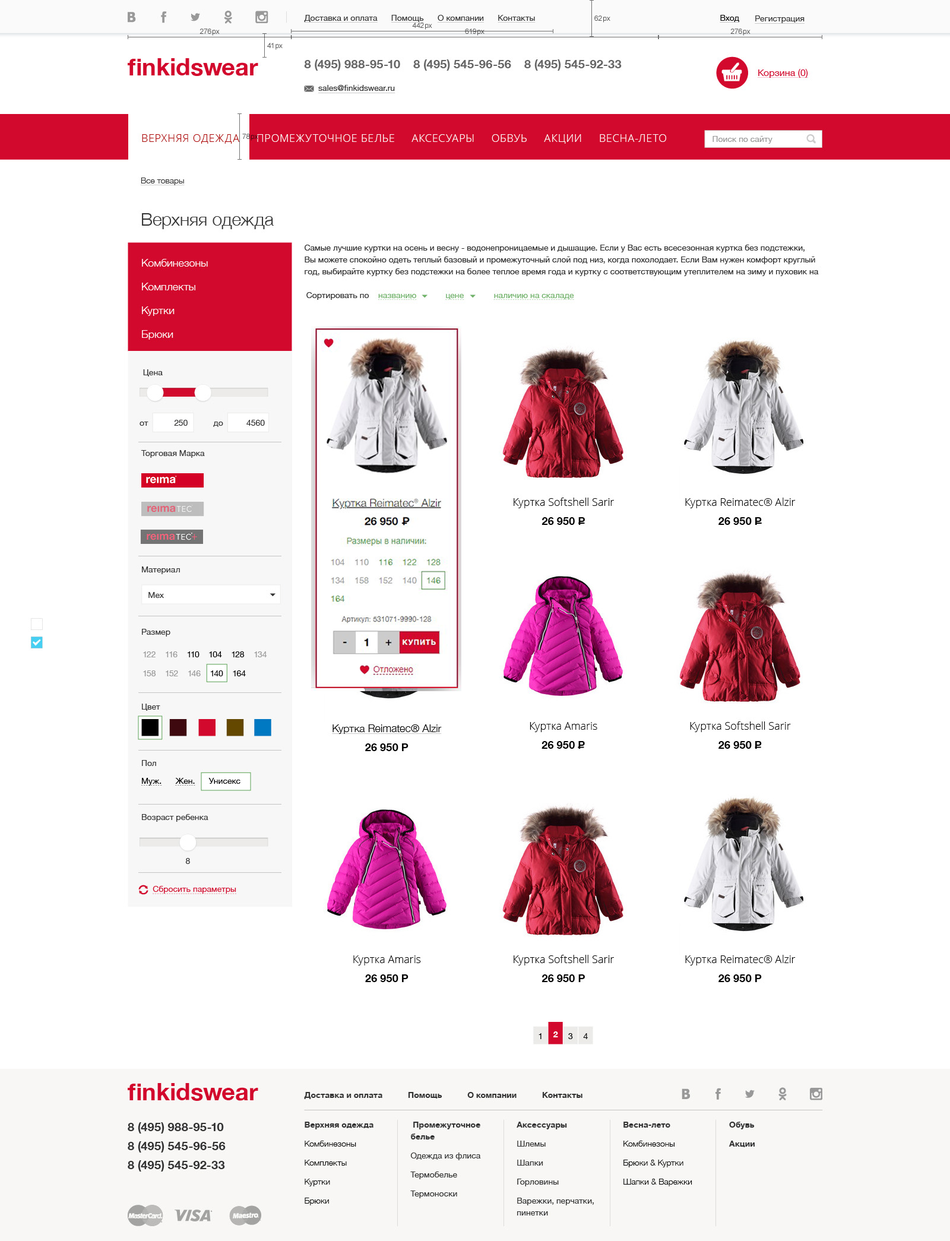
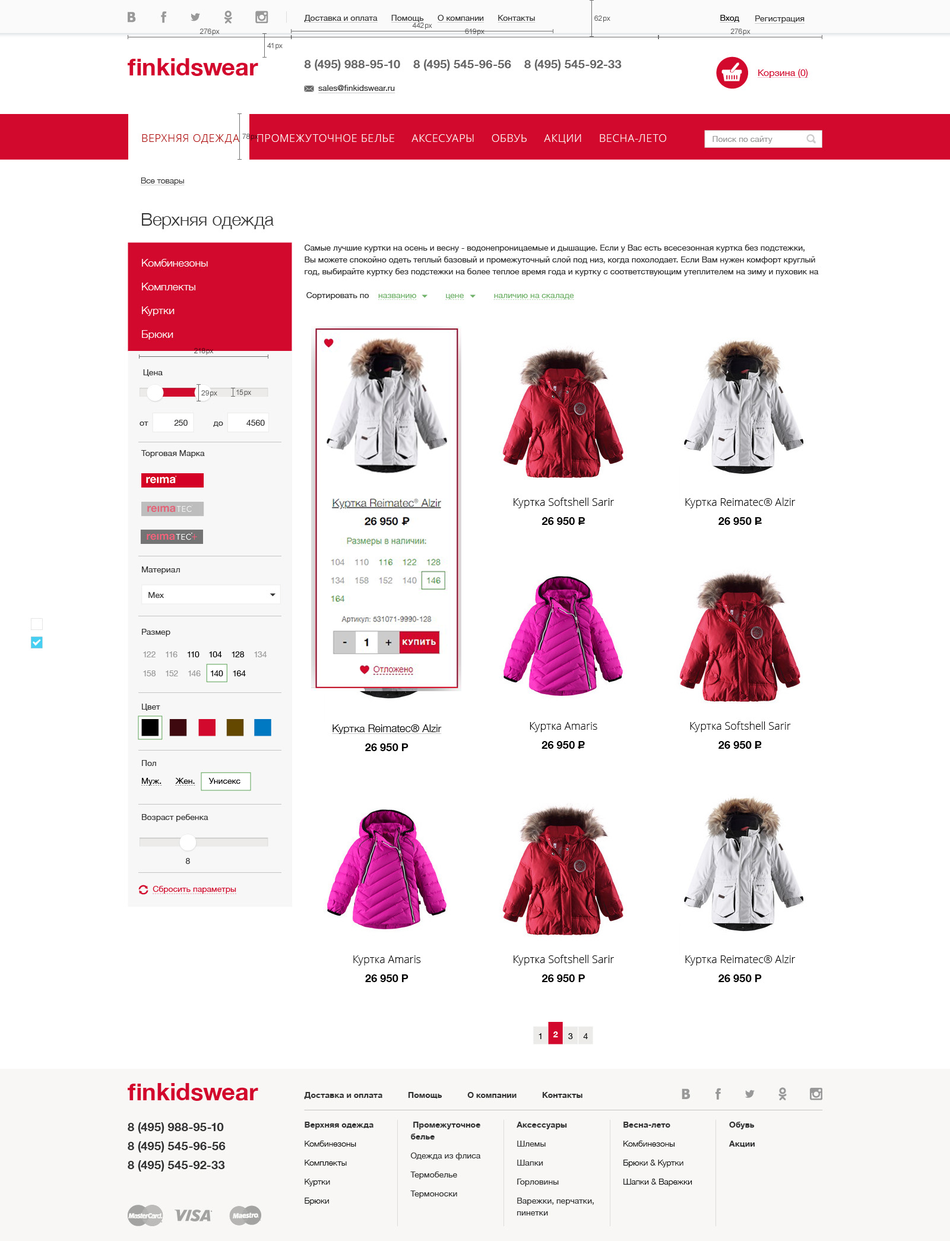
Layers edited between the first and the second 950 x 1241 image:
added layer "H 15 px" (65%) above "H 29 px" over [231, 387, 252, 397]
added layer "H 29 px" (65%) above "W 218 px" over [196, 384, 218, 402]
added layer "W 218 px" (65%) above "H 78 px" over [138, 348, 269, 359]
